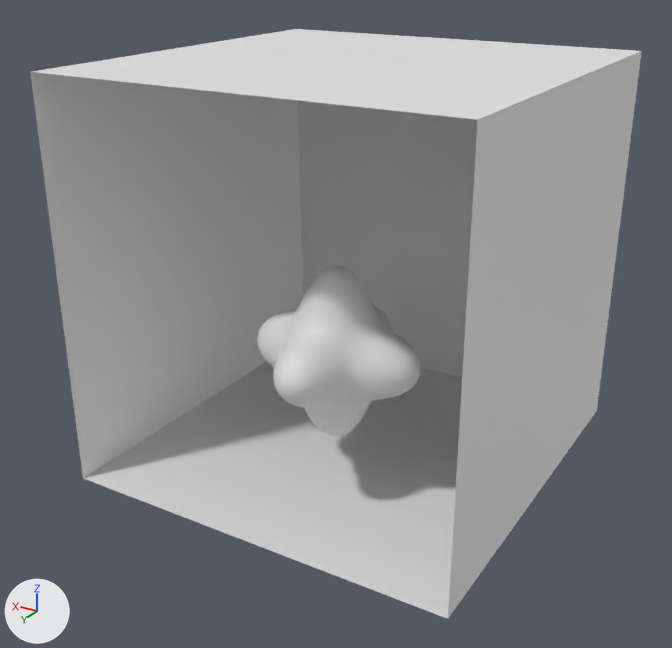
The Blender file assets/models/CornellBoxScene.blend: old version first, new version second.
Both versions are drawn from a 50 mm camera at (-316.0, 766.0, 706.0) aimed at (287.0, -239.0, 204.0). Every picture has the same lights, and +X, +Y and +Z are marked at lower left. The picture after the commit comes second.

In view in the first picture: 'ComplexSpheresOptimized', 'floor', 'left', 'right'.
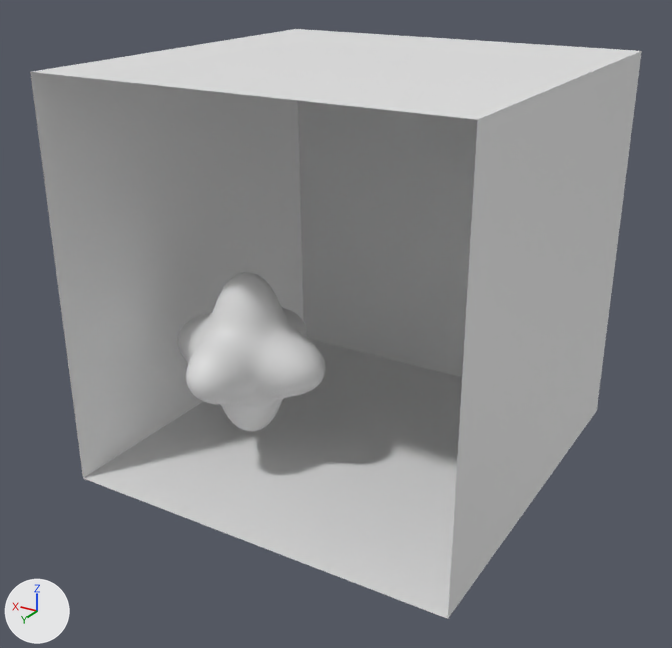
Boxes [x1, y1, x2, y2] around the edits, measured in the pictures (672 x 648 px):
'ComplexSpheresOptimized', moved: before [257, 266, 420, 436]; after [178, 272, 325, 431]

What changed in the scene script:
```text
Change ob_complexspheresoptimized:
    ob_complexspheresoptimized.location: (42.0, 213.0, 0.0) -> (183.0, 213.0, -34.0)
```
